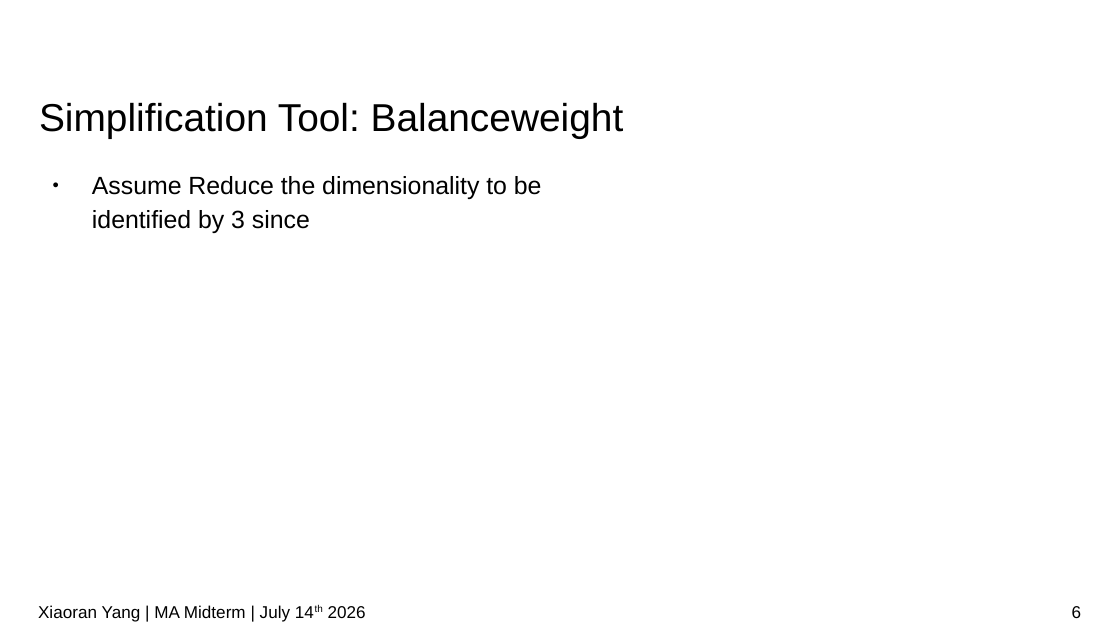
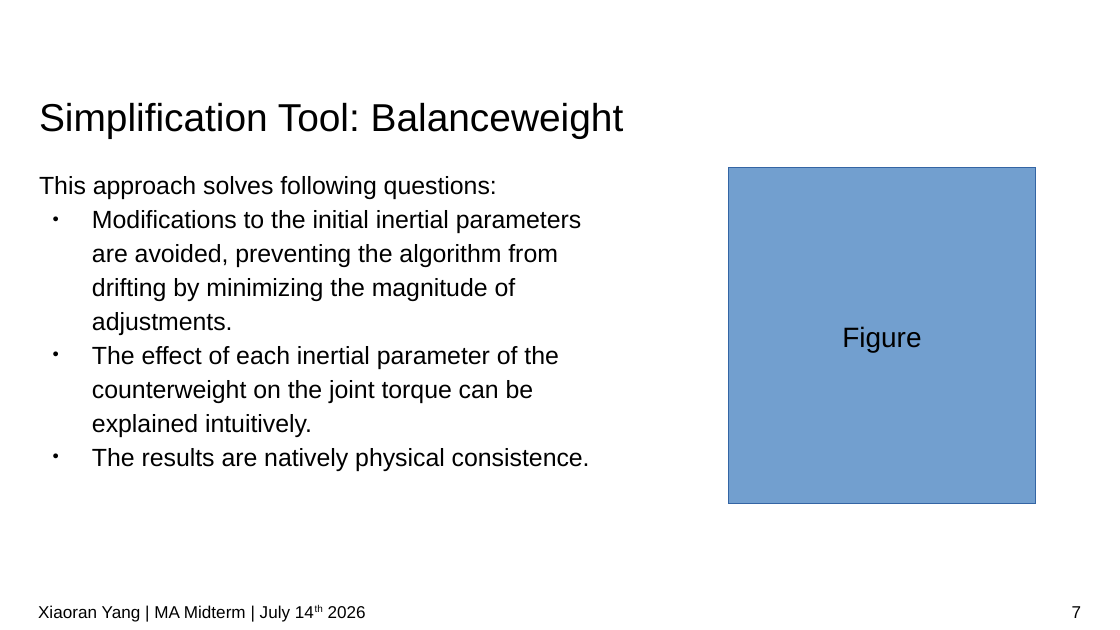
Before and after one commit to IDoccupled/identification, a slide deck: slide 7 of presentation/Midterm.odp (slide 6 before the commit). Drawn at 1120x630 pixels with LibreOffice and Linux fonts; fonts in the diff are those of the drawing; background and template pictures are left out. Boxes give left, top, right and bottom in pixels: in the first picture for what was removed or moved away, otherwise in the second. Text is boxed around its words. In the diff, an @@ line names an element or a change of style, - is before the commit and + after.

Commit message:
slides

```diff
--- a/presentation/Midterm.odp
+++ b/presentation/Midterm.odp
@@ text at (x1=39, y1=176, x2=590, y2=471): text changed @@
-● Assume Reduce the dimensionality to be identified by 3 since
+This approach solves following questions:
+● Modifications to the initial inertial parameters are avoided, preventing the algorithm from drifting by minimizing the magnitude of adjustments.
+● The effect of each inertial parameter of the counterweight on the joint torque can be explained intuitively.
+● The results are natively physical consistence.
@@ rectangle added at (x1=728, y1=168, x2=1036, y2=504), fill #729FCF, outline #3465A4 0 pt, 18 pt, text #000000 @@
+Figure
@@ page number at (x1=1072, y1=606, x2=1082, y2=618): text changed @@
-6
+7
```
Also in this commit, not shown: 4 other slides changed, 4 slides added, 1 slide removed.
